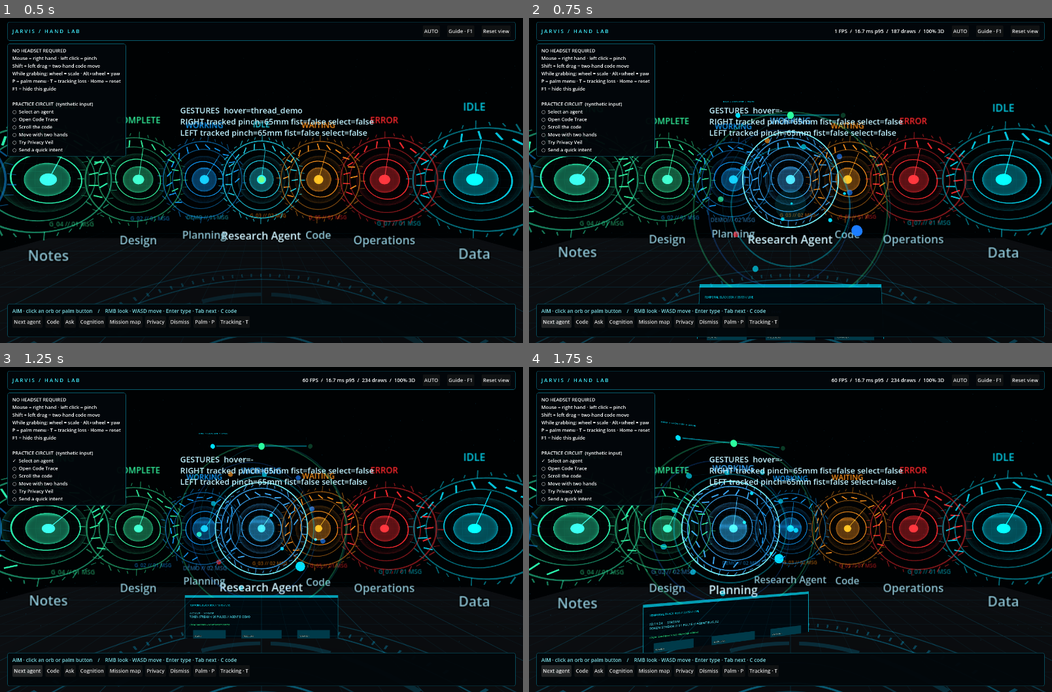
Above: before the commit, frames 1-4 (two rows, left to right).
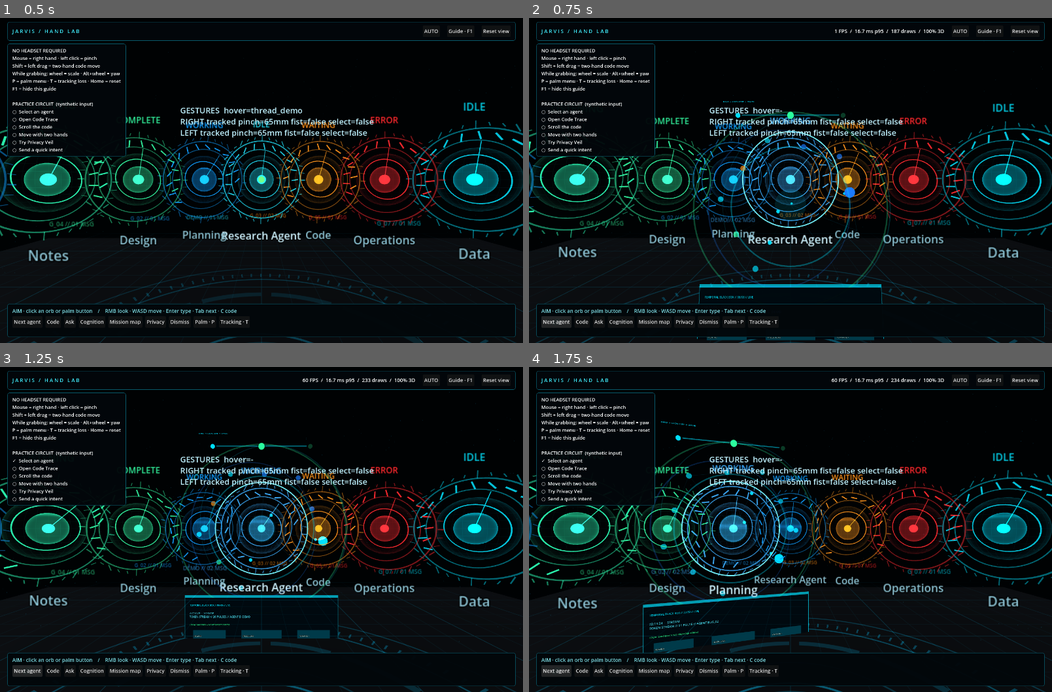
Above: after the commit, the same moments.

Repository: boarrr/JarvisXR
Game: Godot game, scene res://scenes/app/main.tscn
Same seed, same stepped clock (60 frames per second), same inputs: the game is played once before the commit and once after it.
Inputs:
- Up to frame 1 (0.5 s): no input
- Up to frame 2 (0.75 s): click "Next agent" at 0.5 s
- Up to frame 3 (1.25 s): no input
- Up to frame 4 (1.75 s): click "Next agent" at 1.25 s

Frame 1 is identical in both runs. In frame 2, 0.2% of the frame differs, in the area x 36-64%, y 36-87%; in frame 3, 0.2%; in frame 4, less than 0.1%.

Commit message:
Disable automatic updates (avoids relaunch loops); UPDATE now explicitly asks the daemon to install the published build; bump to 0.4.26

Diff:
--- a/client-godot/services/updater_service.gd
+++ b/client-godot/services/updater_service.gd
@@ -22,8 +22,8 @@
 
 @export var backend_bridge_path: NodePath = ^"../BackendBridge"
 @export var chunk_bytes: int = 524288
-@export var auto_check: bool = true
-@export var auto_install: bool = true
+@export var auto_check: bool = false
+@export var auto_install: bool = false
 
 var _bridge: Node = null
 var _manifest: Dictionary = {}
Not shown, changed: client-godot/export_presets.cfg
